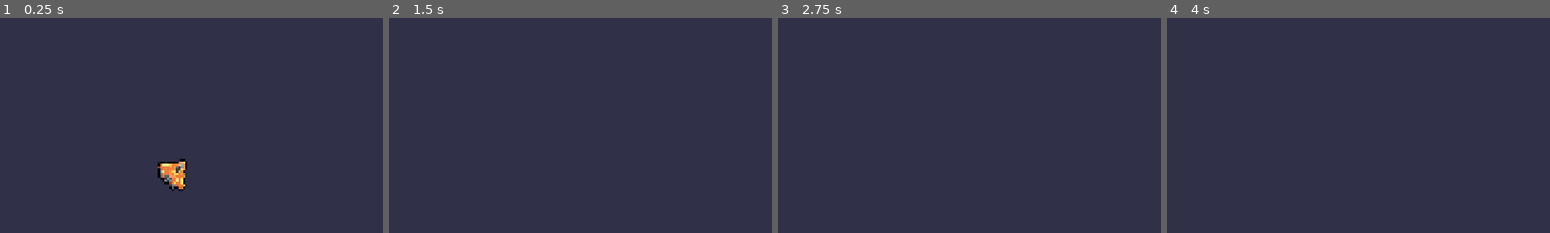
Above: before the commit, frames 1-4 (left to right).
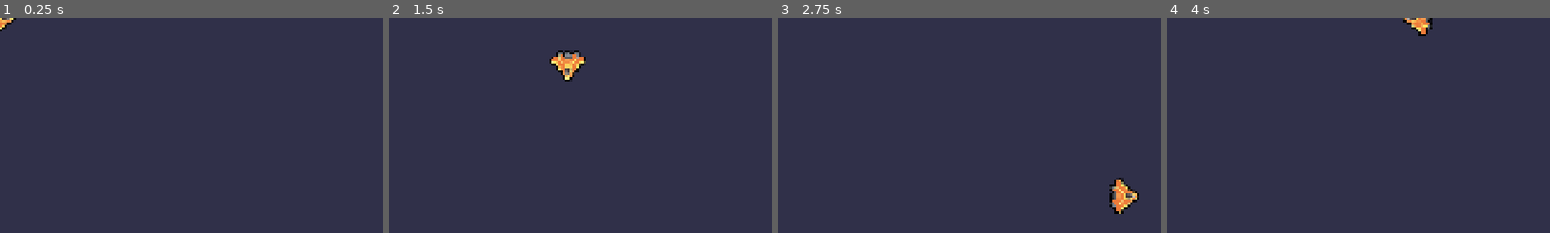
Above: after the commit, the same moments.

Repository: peeryo/M4-SY2526
Game: Godot game, scene res://lessons/ship.tscn
The game is run twice, just before and just after one commit, with the same random seed, the same clock (stepped at 60 frames per second) and the same inputs.
Inputs (mouse positions are in pixels of both pictures, inside the frame that each line leads up to):
- Up to frame 1 (0.25 s): no input
- Up to frame 2 (1.5 s): tap Enter at 0.5 s; move the mouse to (outside the picture) at 0.52 s; hold D (move_right, bound only after the commit) 0.53-1.28 s; tap Z at 0.6, 1.35 s; click (outside the picture) at 0.67 s; tap Space at 0.77 s; move the mouse to (outside the picture) at 1.27 s; hold S (move_down, bound only after the commit) from 1.28 s (still down)
- Up to frame 3 (2.75 s): tap Space at 1.52 s; move the mouse to (outside the picture) at 2.02 s; release S (move_down, bound only after the commit) at 2.03 s; hold D (move_right, bound only after the commit) from 2.03 s (still down); tap Z at 2.1 s
- Up to frame 4 (4 s): move the mouse to (outside the picture) at 2.77 s; release D (move_right, bound only after the commit) at 2.78 s; hold W (move_up, bound only after the commit) 2.78-3.53 s; tap Z at 2.85, 3.6 s; click (outside the picture) at 2.92 s; tap Space at 3.02, 3.77 s; move the mouse to (outside the picture) at 3.52 s; hold A (move_left, bound only after the commit) from 3.53 s (still down)

The runs differ from the first frame. In frame 1, 1.0% of the frame differs, in the area x 0-49%, y 0-81%; in frame 2, 0.8%; in frame 3, 0.8%; in frame 4, 0.4%.

Commit message:
Lesson 3 and practices done

Diff:
--- a/M04.to_space_and_beyond_workbook/lessons/ship.gd
+++ b/M04.to_space_and_beyond_workbook/lessons/ship.gd
@@ -1,6 +1,17 @@
 extends Sprite2D
-var velocity := Vector2(480, -480)
+var max_speed := 600.0
+var velocity := Vector2(0, 0)
 
 func _process(delta: float) -> void:
+	var direction := Vector2(0,0)
+	direction.x = Input.get_axis("move_left", "move_right")
+	direction.y = Input.get_axis("move_up", "move_down")
+
+	if direction.length() > 1.0:
+		direction = direction.normalized()
+
+	velocity = direction * max_speed
 	position += velocity * delta
-	rotation = velocity.angle()
+
+	if direction.length() > 0.0:
+		rotation = velocity.angle()
--- a/M04.to_space_and_beyond_workbook/lessons/ship.tscn
+++ b/M04.to_space_and_beyond_workbook/lessons/ship.tscn
@@ -1,9 +1,8 @@
 [gd_scene load_steps=3 format=3 uid="uid://c4vp8u0lafnf3"]
 
-[ext_resource type="Texture2D" uid="uid://bmf570i3ahvo" path="res://assets/ship.png" id="1_d1bfu"]
+[ext_resource type="Texture2D" uid="uid://bniyrxn3r2v8h" path="res://assets/ship.png" id="1_d1bfu"]
 [ext_resource type="Script" uid="uid://jg57xwbfv1wc" path="res://lessons/ship.gd" id="2_2dafo"]
 
 [node name="Ship" type="Sprite2D"]
-position = Vector2(320, 509)
 texture = ExtResource("1_d1bfu")
 script = ExtResource("2_2dafo")
--- a/M04.to_space_and_beyond_workbook/practices/L3.P1.character_input/character_input.gd
+++ b/M04.to_space_and_beyond_workbook/practices/L3.P1.character_input/character_input.gd
@@ -9,6 +9,10 @@
 
 func _process(delta: float) -> void:
 	# The direction is always equal to Vector2(0, 0)! Add code to remedy that.
+	#added the next 2 lines to pass this practice
+	direction .x = Input.get_axis("move_left", "move_right")
+	direction.y = Input.get_axis("move_up", "move_down")
+	#added the previous 2 lines to pass this practice
 
 	velocity = direction * max_speed
 	position += velocity * delta
--- a/M04.to_space_and_beyond_workbook/practices/L3.P1.character_input/character_input.tscn
+++ b/M04.to_space_and_beyond_workbook/practices/L3.P1.character_input/character_input.tscn
@@ -1,9 +1,9 @@
-[gd_scene load_steps=8 format=3]
+[gd_scene load_steps=8 format=3 uid="uid://cvcmha3br2gch"]
 
-[ext_resource type="Texture2D" path="res://assets/practice_assets/shape_ship.png" id="1_n3o8d"]
-[ext_resource type="Script" path="res://practices/L3.P1.character_input/character_input.gd" id="2_qkx35"]
-[ext_resource type="Texture2D" path="res://assets/practice_assets/ellipse_white.png" id="3_tgu02"]
-[ext_resource type="PackedScene" path="res://practices/L3.P1.character_input/background.tscn" id="4_2k1pr"]
+[ext_resource type="Texture2D" uid="uid://d1xp2mgpkkc42" path="res://assets/practice_assets/shape_ship.png" id="1_n3o8d"]
+[ext_resource type="Script" uid="uid://ck1rh8dkk83iv" path="res://practices/L3.P1.character_input/character_input.gd" id="2_n3o8d"]
+[ext_resource type="Texture2D" uid="uid://bkueifls7csiy" path="res://assets/practice_assets/ellipse_white.png" id="3_tgu02"]
+[ext_resource type="PackedScene" path="res://practices/L3.P1.character_input/background.tscn" id="4_qkx35"]
 
 [sub_resource type="Curve" id="Curve_8vjn6"]
 _data = [Vector2(0, 0.663194), 0.0, 0.0, 0, 0, Vector2(1, 0), -0.0319997, 0.0, 0, 0]
@@ -21,7 +21,7 @@
 [node name="Sprite2D" type="Sprite2D"]
 position = Vector2(960, 540)
 texture = ExtResource("1_n3o8d")
-script = ExtResource("2_qkx35")
+script = ExtResource("2_n3o8d")
 
 [node name="GPUParticles2D" type="GPUParticles2D" parent="."]
 modulate = Color(0.584314, 0.380392, 0.933333, 1)
@@ -31,4 +31,4 @@
 visibility_rect = Rect2(-4000, -4000, 4000, 4000)
 process_material = SubResource("ParticleProcessMaterial_jr3h6")
 
-[node name="Background" type="Node" parent="." instance=ExtResource("4_2k1pr")]
+[node name="Background" parent="." instance=ExtResource("4_qkx35")]
--- a/M04.to_space_and_beyond_workbook/practices/L3.P2.character_diagonals/character_diagonals.gd
+++ b/M04.to_space_and_beyond_workbook/practices/L3.P2.character_diagonals/character_diagonals.gd
@@ -14,6 +14,11 @@
 	# The character is way too fast, but only when moving diagonally!
 	# Add code to prevent that.
 
+	#added the next 2 lines to pass this practice
+	if direction.length() > 1.0:
+		direction = direction.normalized()
+	#added the previous 2 lines to pass this practice
+
 	velocity = direction * max_speed
 	position += velocity * delta
 	if velocity.length() > 0.0:
--- a/M04.to_space_and_beyond_workbook/practices/L3.P2.character_diagonals/character_diagonals.tscn
+++ b/M04.to_space_and_beyond_workbook/practices/L3.P2.character_diagonals/character_diagonals.tscn
@@ -1,8 +1,8 @@
-[gd_scene load_steps=8 format=3]
+[gd_scene load_steps=8 format=3 uid="uid://d20wye0ywnyrm"]
 
-[ext_resource type="Texture2D" path="res://assets/practice_assets/shape_ship.png" id="1_amq5x"]
-[ext_resource type="Script" path="res://practices/L3.P2.character_diagonals/character_diagonals.gd" id="2_bc0ce"]
-[ext_resource type="Texture2D" path="res://assets/practice_assets/ellipse_white.png" id="3_phs0i"]
+[ext_resource type="Texture2D" uid="uid://d1xp2mgpkkc42" path="res://assets/practice_assets/shape_ship.png" id="1_amq5x"]
+[ext_resource type="Script" uid="uid://4mj8vvhulrmf" path="res://practices/L3.P2.character_diagonals/character_diagonals.gd" id="2_bc0ce"]
+[ext_resource type="Texture2D" uid="uid://bkueifls7csiy" path="res://assets/practice_assets/ellipse_white.png" id="3_phs0i"]
 [ext_resource type="PackedScene" path="res://practices/L3.P2.character_diagonals/background.tscn" id="4_8t8qp"]
 
 [sub_resource type="Curve" id="Curve_cxpdg"]
@@ -32,4 +32,4 @@
 visibility_rect = Rect2(-4000, -4000, 4000, 4000)
 process_material = SubResource("ParticleProcessMaterial_5188s")
 
-[node name="Background" type="Node" parent="." instance=ExtResource("4_8t8qp")]
+[node name="Background" parent="." instance=ExtResource("4_8t8qp")]
--- a/M04.to_space_and_beyond_workbook/project.godot
+++ b/M04.to_space_and_beyond_workbook/project.godot
@@ -37,6 +37,33 @@
 
 enabled=PackedStringArray("res://addons/gdpractice/plugin.cfg")
 
+[input]
+
+move_left={
+"deadzone": 0.2,
+"events": [Object(InputEventKey,"resource_local_to_scene":false,"resource_name":"","device":-1,"window_id":0,"alt_pressed":false,"shift_pressed":false,"ctrl_pressed":false,"meta_pressed":false,"pressed":false,"keycode":0,"physical_keycode":65,"key_label":0,"unicode":97,"location":0,"echo":false,"script":null)
+, Object(InputEventKey,"resource_local_to_scene":false,"resource_name":"","device":-1,"window_id":0,"alt_pressed":false,"shift_pressed":false,"ctrl_pressed":false,"meta_pressed":false,"pressed":false,"keycode":0,"physical_keycode":4194319,"key_label":0,"unicode":0,"location":0,"echo":false,"script":null)
+]
+}
+move_right={
+"deadzone": 0.2,
+"events": [Object(InputEventKey,"resource_local_to_scene":false,"resource_name":"","device":-1,"window_id":0,"alt_pressed":false,"shift_pressed":false,"ctrl_pressed":false,"meta_pressed":false,"pressed":false,"keycode":0,"physical_keycode":68,"key_label":0,"unicode":100,"location":0,"echo":false,"script":null)
+, Object(InputEventKey,"resource_local_to_scene":false,"resource_name":"","device":-1,"window_id":0,"alt_pressed":false,"shift_pressed":false,"ctrl_pressed":false,"meta_pressed":false,"pressed":false,"keycode":0,"physical_keycode":4194321,"key_label":0,"unicode":0,"location":0,"echo":false,"script":null)
+]
+}
+move_up={
+"deadzone": 0.2,
+"events": [Object(InputEventKey,"resource_local_to_scene":false,"resource_name":"","device":-1,"window_id":0,"alt_pressed":false,"shift_pressed":false,"ctrl_pressed":false,"meta_pressed":false,"pressed":false,"keycode":0,"physical_keycode":87,"key_label":0,"unicode":119,"location":0,"echo":false,"script":null)
+, Object(InputEventKey,"resource_local_to_scene":false,"resource_name":"","device":-1,"window_id":0,"alt_pressed":false,"shift_pressed":false,"ctrl_pressed":false,"meta_pressed":false,"pressed":false,"keycode":0,"physical_keycode":4194320,"key_label":0,"unicode":0,"location":0,"echo":false,"script":null)
+]
+}
+move_down={
+"deadzone": 0.2,
+"events": [Object(InputEventKey,"resource_local_to_scene":false,"resource_name":"","device":-1,"window_id":0,"alt_pressed":false,"shift_pressed":false,"ctrl_pressed":false,"meta_pressed":false,"pressed":false,"keycode":0,"physical_keycode":83,"key_label":0,"unicode":115,"location":0,"echo":false,"script":null)
+, Object(InputEventKey,"resource_local_to_scene":false,"resource_name":"","device":-1,"window_id":0,"alt_pressed":false,"shift_pressed":false,"ctrl_pressed":false,"meta_pressed":false,"pressed":false,"keycode":0,"physical_keycode":4194322,"key_label":0,"unicode":0,"location":0,"echo":false,"script":null)
+]
+}
+
 [rendering]
 
 renderer/rendering_method="gl_compatibility"
Not shown, changed: M04.to_space_and_beyond_workbook/practices/L3.P1.character_input/.file_checksums.json
